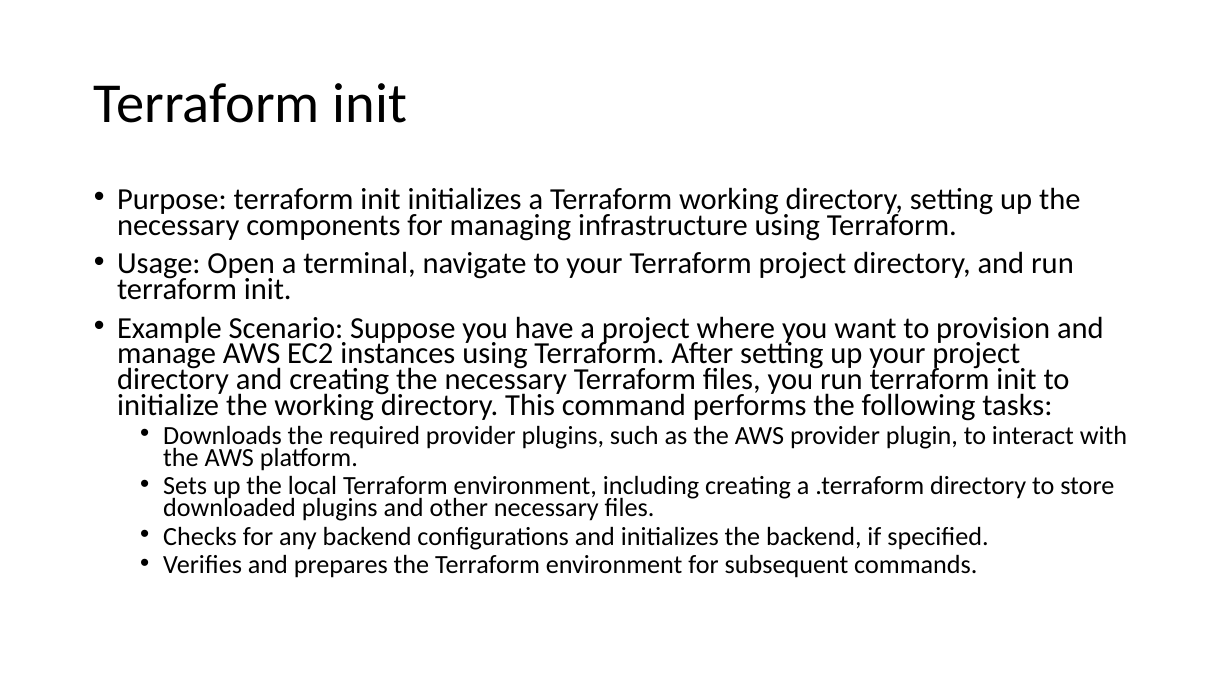
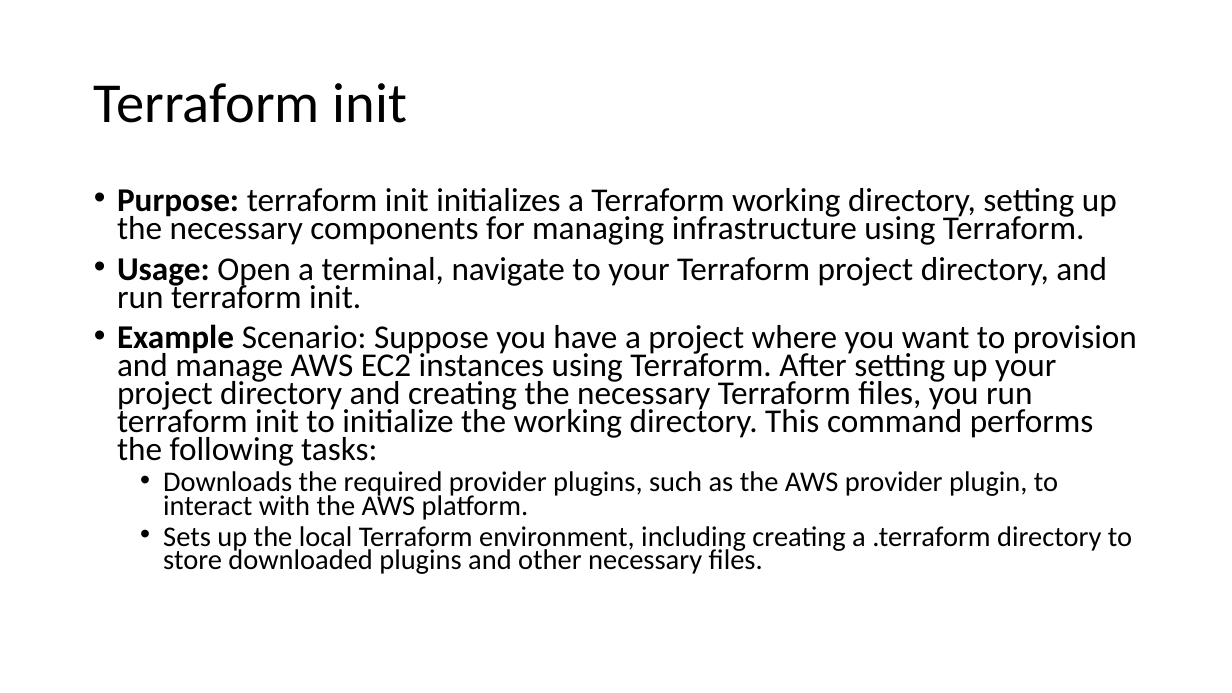
Before and after one commit to amitopenwriteup/terraform, a slide deck: slide 2 of Terraform cmds.pptx. Drawn at 1232x693 pixels with LibreOffice and Linux fonts; fonts in the diff are those of the drawing. Boxes give left, top, right and bottom in pixels: in the first picture for what was removed or moved away, otherwise in the second. Text is boxed around its words. In the diff, an @@ line names an element or a change of style, - is before the commit and + after.

```diff
--- a/Terraform cmds.pptx
+++ b/Terraform cmds.pptx
@@ text "Purpose: terraform init initializes a ..." at [117, 188, 1137, 574]: size 23.8 to 25.9 pt in "Purpose: terraform init initializes a Terraform working ...", "Usage: Open a terminal, navigate to your ...", "Example Scenario: Suppose you have a project ..."; bold on in "Purpose:", "Usage:", "Example"; size 20.4 to 22.2 pt in "Downloads the required provider plugins, such as ...", "Sets up the local Terraform environment, including ..." @@
@@ text at [163, 526, 988, 578]: paragraphs removed @@
-  • Checks for any backend configurations and initializes the backend, if specified.
-  • Verifies and prepares the Terraform environment for subsequent commands.
```
Also in this commit, not shown: 2 other slides changed, 11 other files.
